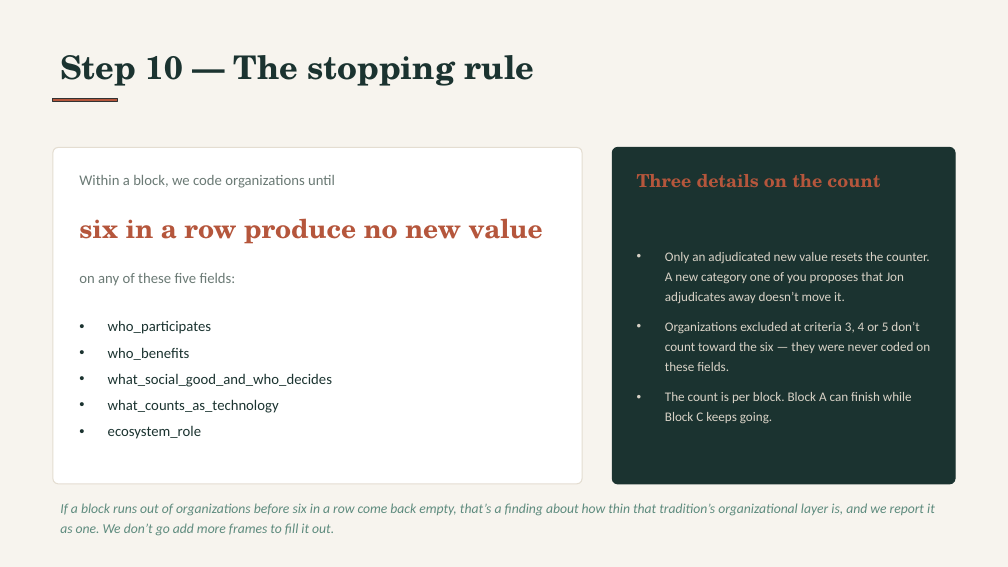
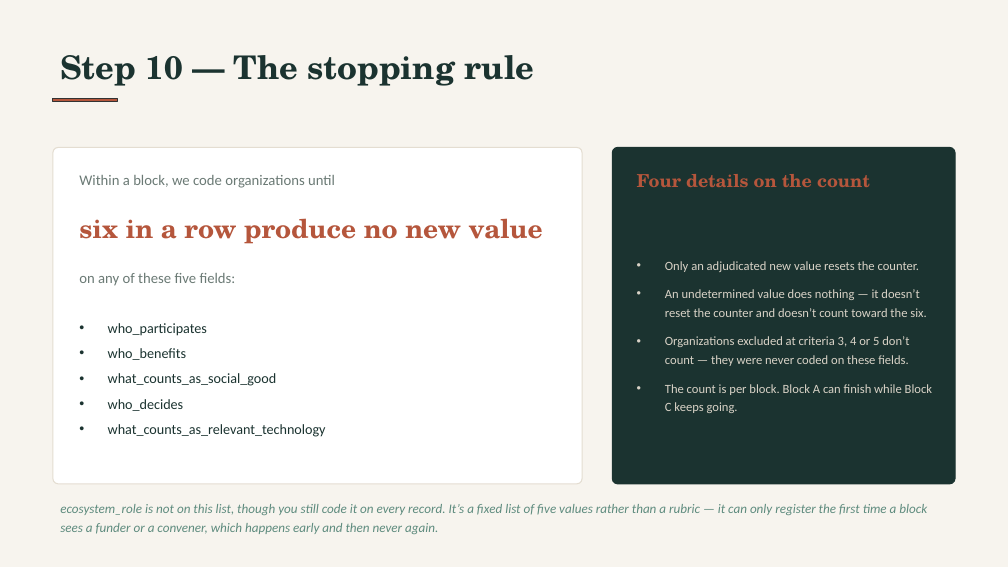
Before and after one commit to jkropko/PICANTE, a slide deck: slide 17 of organizations/Organization_Data_Collection_Methodology.pptx. Drawn at 1008x567 pixels with LibreOffice and Linux fonts; fonts in the diff are those of the drawing. Boxes give left, top, right and bottom in pixels: in the first picture for what was removed or moved away, otherwise in the second. Text is boxed around its words. In the diff, an @@ line names an element or a change of style, - is before the commit and + after.

```diff
--- a/organizations/Organization_Data_Collection_Methodology.pptx
+++ b/organizations/Organization_Data_Collection_Methodology.pptx
@@ text at <box>637,174,870,187</box>: text changed @@
-Three details on the count
+Four details on the count
@@ text at <box>665,261,926,366</box>: text changed; size 12.5 to 12 pt @@
-• Only an adjudicated new value resets the counter. A new category one of you proposes that Jon adjudicates away doesn’t move it.
-• Organizations excluded at criteria 3, 4 or 5 don’t count toward the six — they were never coded on these fields.
+• Only an adjudicated new value resets the counter.
+• An undetermined value does nothing — it doesn’t reset the counter and doesn’t count toward the six.
+• Organizations excluded at criteria 3, 4 or 5 don’t count — they were never coded on these fields.
@@ text at <box>108,323,207,360</box>: size 14 to 13.5 pt in "who_participates", "who_benefits"; line spacing 22pt to 21pt @@
@@ text at <box>108,373,326,437</box>: text changed; size 14 to 13.5 pt @@
-• what_social_good_and_who_decides
-• what_counts_as_technology
-• ecosystem_role
+• what_counts_as_social_good
+• who_decides
+• what_counts_as_relevant_technology
@@ text at <box>665,384,932,413</box>: size 12.5 to 12 pt in "The count is per block. Block A ..."; line spacing 19pt to 18pt; less space between paragraphs @@
@@ text at <box>60,504,927,534</box>: text changed; size 13 to 12.5 pt @@
-If a block runs out of organizations before six in a row come back empty, that’s a finding about how thin that tradition’s organizational layer is, and we report it as one. We don’t go add more frames to fill it out.
+ecosystem_role is not on this list, though you still code it on every record. It’s a fixed list of five values rather than a rubric — it can only register the first time a block sees a funder or a convener, which happens early and then never again.
```
Also in this commit, not shown: 1 other slide changed, 5 other files.
